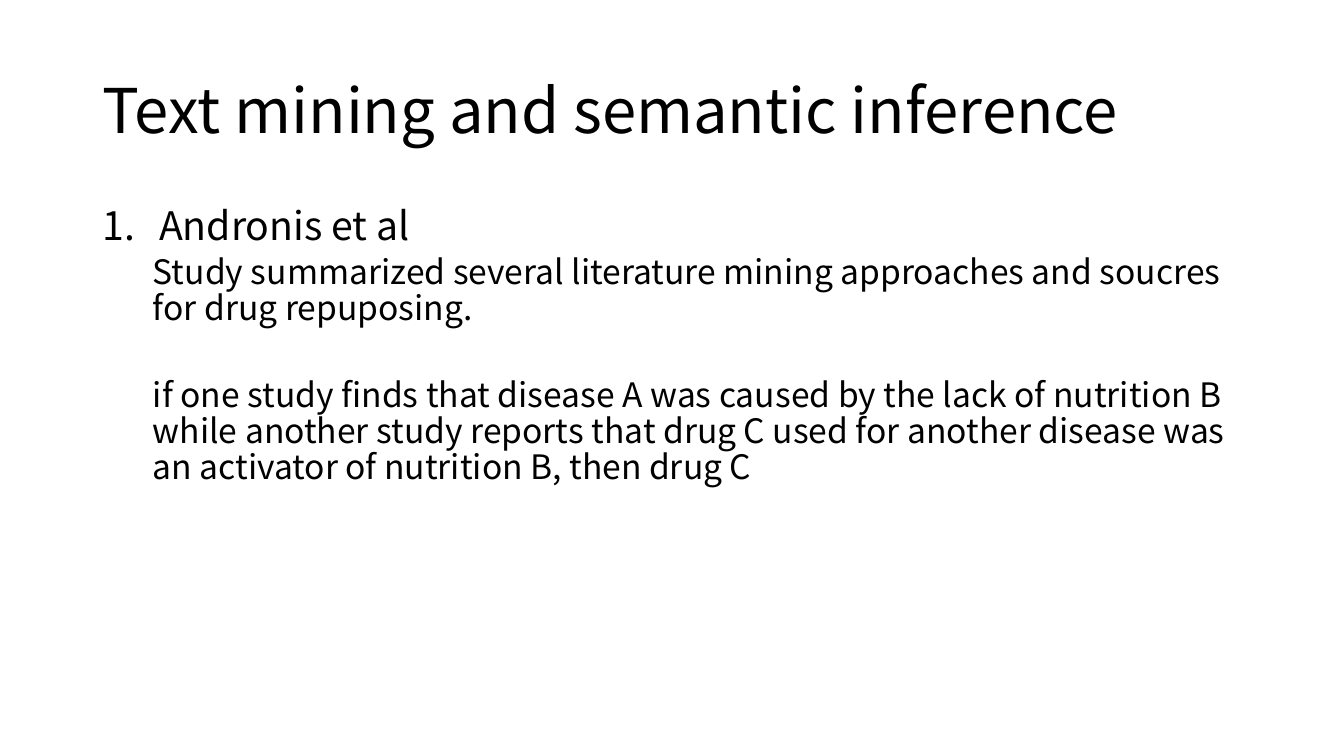
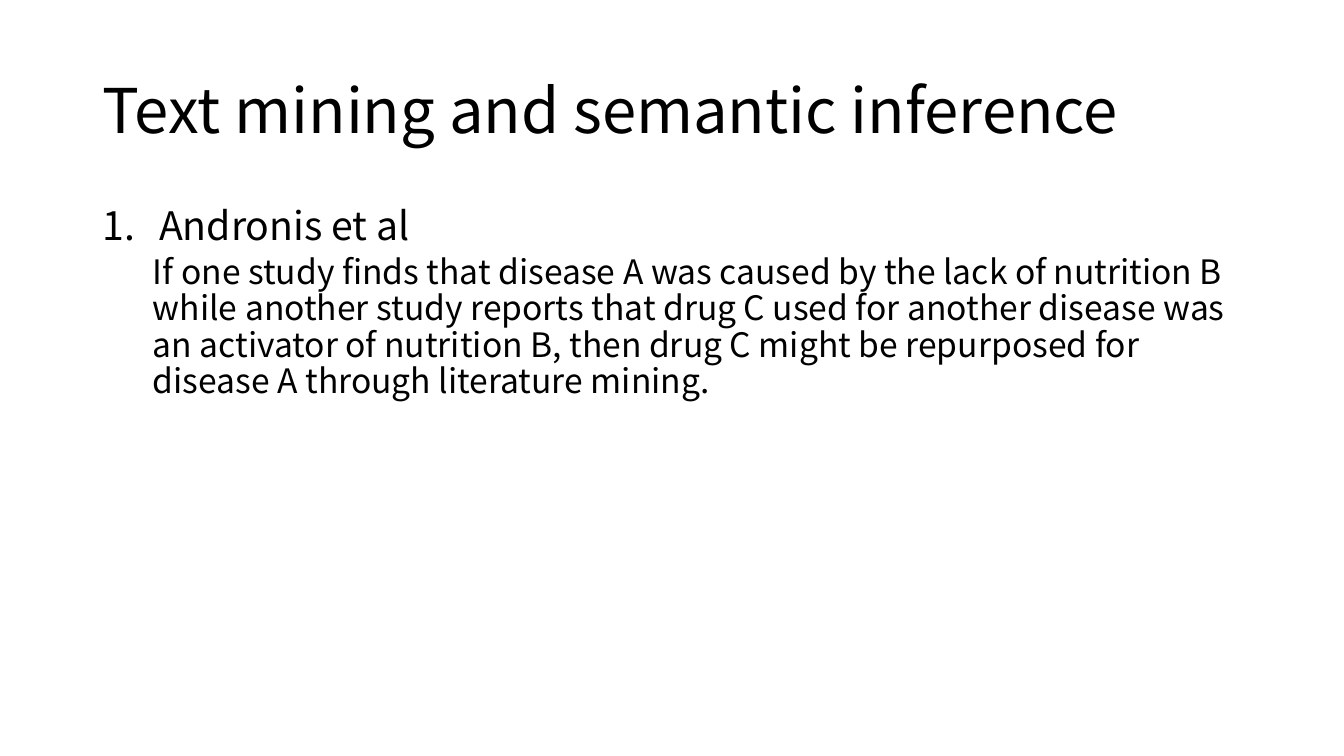
Before and after one commit to moklise/TIL, a slide deck: slide 6 of Review/[2] A Survey Off Current Trends In Computational Drug/A survey of current trends in computational drug.pptx (slide 7 before the commit). Drawn at 1344x756 pixels with LibreOffice and Linux fonts; fonts in the diff are those of the drawing. Boxes give left, top, right and bottom in pixels: in the first picture for what was removed or moved away, otherwise in the second. Text is boxed around its words. In the diff, an @@ line names an element or a change of style, - is before the commit and + after.

```diff
--- a/Review/[2] A Survey Off Current Trends In Computational Drug/A survey of current trends in computational drug.pptx
+++ b/Review/[2] A Survey Off Current Trends In Computational Drug/A survey of current trends in computational drug.pptx
@@ text at box(153, 257, 1224, 402): text changed @@
-  Study summarized several literature mining approaches and soucres for drug repuposing.
-  if one study finds that disease A was caused by the lack of nutrition B while another study reports that drug C used for another disease was an activator of nutrition B, then drug C
+  If one study finds that disease A was caused by the lack of nutrition B while another study reports that drug C used for another disease was an activator of nutrition B, then drug C might be repurposed for disease A through literature mining.
```
Also in this commit, not shown: 8 other slides changed, 2 slides added, 1 slide removed.
